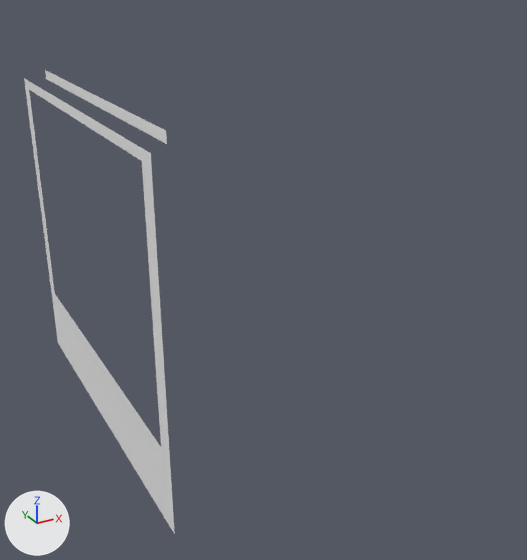
Renders of the OBJ model GenWorldGame/Assets/Voxels/Arbor.obj from each side of a commit.
One viewpoint serves both versions: a 50 mm lens placed at (-3.72, -6.75, 4.63), pointed at (-0.16, -0.27, 1.39). Every picture has the same lights, and +X, +Y and +Z are marked at lower left. Where no turn or scale is listed for an object, it has been applied to the vertices.

Before the edit, the objects in view are built like this:
```python
me_untitled = bpy.data.meshes.new('Untitled')
me_untitled.from_pydata(...)  # 16 vertices, 12 faces; spans x -2.0..-1.6, y -2.0..2.0, z 0.0..3.6
me_untitled.materials.append(mat_palette)  # white #e7e7e7
# before: 14 (-1.6, 1.6, 3.5), 15 (-1.6, -1.6, 3.6)
ob_untitled = bpy.data.objects.new('Untitled', me_untitled)
ob_untitled.location = (0.0, 0.0, 0.0)
```
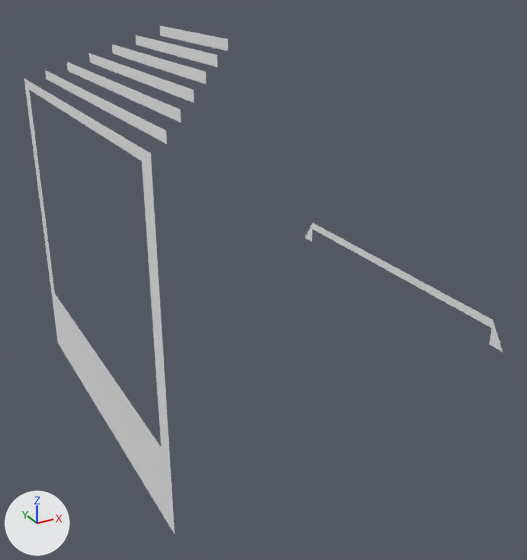
Changed parts and their boxes [x1, y1, x2, y2] in the pictures (527 x 560 px):
'Untitled', reshaped (216% wider, 9% taller): before [24, 70, 175, 534]; after [24, 26, 503, 534]
part 1 of me_untitled, added: after [67, 26, 503, 352]

Patch to the scene script:
```diff
--- a/GenWorldGame/Assets/Voxels/Arbor.obj.py
+++ b/GenWorldGame/Assets/Voxels/Arbor.obj.py
@@ me_untitled @@
 me_untitled.from_pydata(...)  # 16 vertices, 12 faces; spans x -2.0..-1.6, y -2.0..2.0, z 0.0..3.6
 # used by ob_untitled; location = (0.0, 0.0, 0.0)
 # verts and faces of me_untitled; kept vertices keep their numbers, new ones are numbered from 16
+# me_untitled part 1
+verts[16] = (-1.4, -1.4, 3.6)  # pixel (194, 102)
+verts[17] = (-1.4, 1.4, 3.6)  # pixel (89, 62)
+verts[18] = (-1.2, -1.2, 3.7)  # pixel (206, 84)
+verts[19] = (-1.2, 1.2, 3.7)  # pixel (112, 53)
+verts[20] = (-1.0, -1.0, 3.8)  # pixel (217, 67)
+verts[21] = (-1.0, 1.0, 3.8)  # pixel (136, 44)
+verts[22] = (-0.8, -0.8, 3.9)  # pixel (228, 50)
+verts[23] = (-0.8, 0.8, 3.9)  # pixel (160, 35)
+verts[24] = (1.8, -1.8, 1.0)  # pixel (491, 328)
+verts[25] = (1.8, 1.8, 1.0)  # pixel (312, 228)
+for new, old in zip([*range(26, 37)], [14, *range(16, 26)]): verts[new] = verts[old] + (0.0, 0.0, 0.1)
+verts[37] = (-1.6, -1.6, 3.5)  # pixel (180, 122)
+verts[38] = (1.8, -2.0, 0.8)  # pixel (503, 352)
+verts[39] = (1.8, -1.8, 0.8)  # pixel (489, 344)
+verts[40] = (1.8, 1.8, 0.8)  # pixel (311, 241)
+verts[41] = (1.8, 2.0, 0.8)  # pixel (304, 237)
+faces += [(14, 37, 15), (14, 15, 26), (16, 27, 17), (17, 27, 28), (18, 29, 19), (19, 29, 30)]
+faces += [(20, 31, 21), (21, 31, 32), (22, 33, 23), (23, 33, 34), (24, 39, 38), (25, 41, 40)]
+faces += [(24, 38, 35), (24, 35, 25), (25, 36, 41), (25, 35, 36)]
 me_untitled.materials.append(mat_palette)
```
